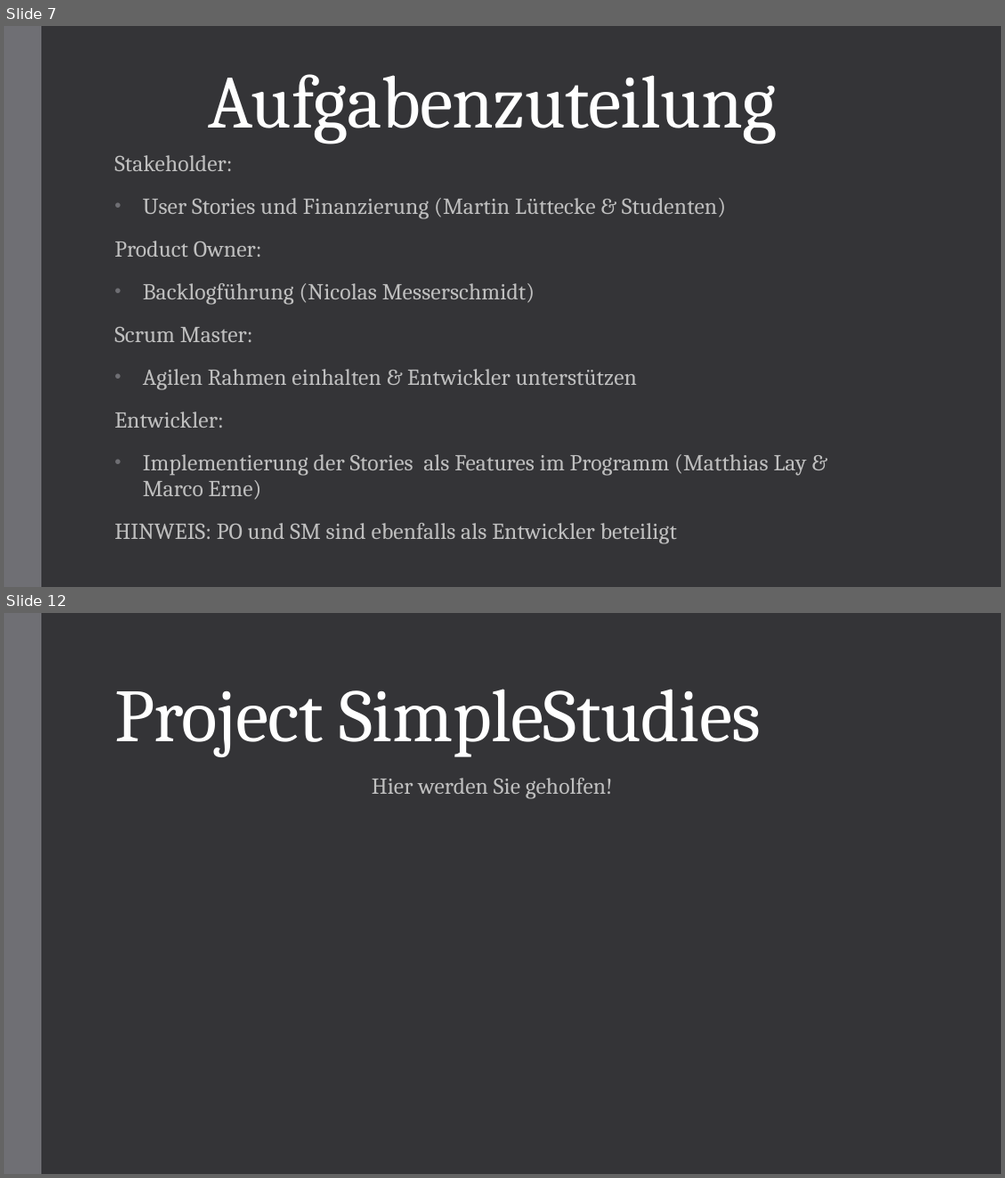
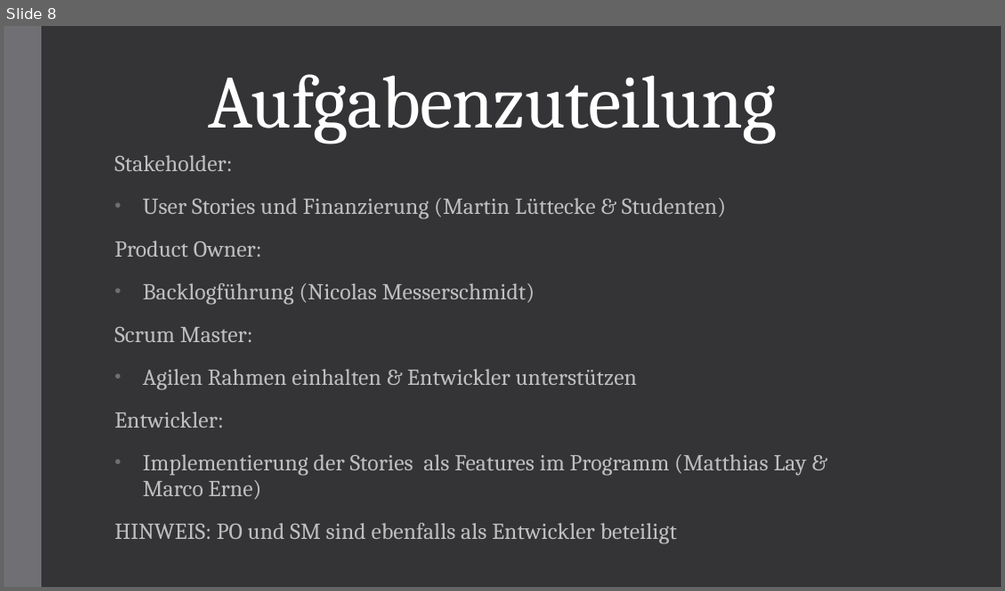
Before and after one commit to DerFish/ProjectSimpleStudies, a slide deck: SimpleStudies/Project SimpleStudies.pptx. Shown one above the other, each under a label of ours: slides 7 and 12 before the commit, slide 8 after it; the slides between them are not shown. The pictures are 1005x1178 and 1005x591 pixels, drawn with LibreOffice and Linux fonts; fonts in the diff are those of the drawing. Boxes give left, top, right and bottom in pixels: in the first picture for what was removed or moved away, otherwise in the second. Text is boxed around its words. In the diff, an @@ line names an element or a change of style, - is before the commit and + after.

```diff
--- a/SimpleStudies/Project SimpleStudies.pptx
+++ b/SimpleStudies/Project SimpleStudies.pptx
@@ slide 12 removed at (x1=4, y1=613, x2=1001, y2=1174), background #353537; not listed: 1 template element that a slide beside it also shows @@
@@ title removed at (x1=114, y1=689, x2=760, y2=757) @@
-Project SimpleStudies
@@ subtitle removed at (x1=372, y1=778, x2=613, y2=798) @@
-Hier werden Sie geholfen!
@@ what was slide 7 is now slide 8 @@
```
Also in this commit, not shown: 5 slides changed, 10 slides added, 14 other slides removed.
